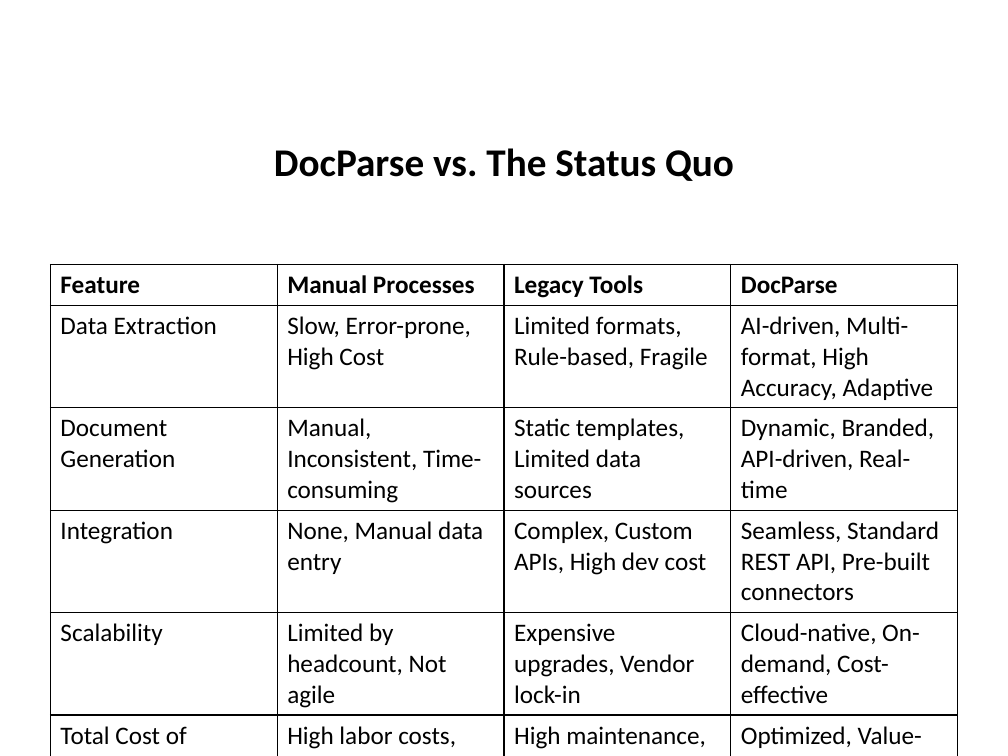
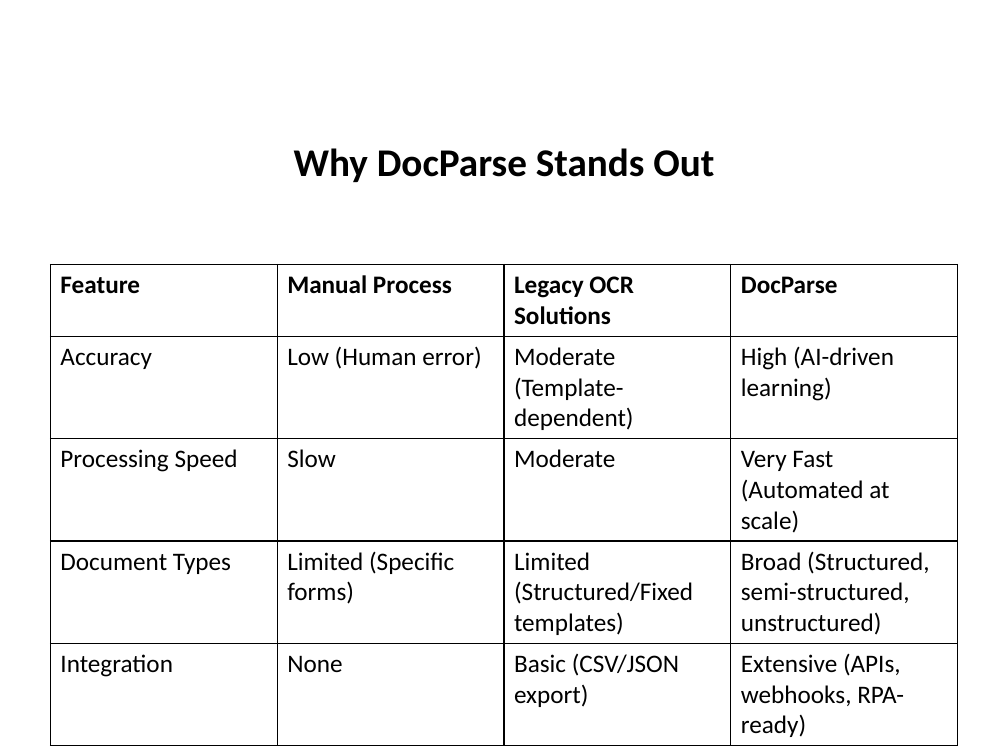
Before and after one commit to sunholo-data/docparse, a slide deck: slide 4 of data/examples/demo_pitch.pptx. Drawn at 1008x756 pixels with LibreOffice and Linux fonts; fonts in the diff are those of the drawing. Boxes give left, top, right and bottom in pixels: in the first picture for what was removed or moved away, otherwise in the second. Text is boxed around its words. In the diff, an @@ line names an element or a change of style, - is before the commit and + after.

```diff
--- a/data/examples/demo_pitch.pptx
+++ b/data/examples/demo_pitch.pptx
@@ text at (x1=294, y1=148, x2=714, y2=182): text changed @@
-DocParse vs. The Status Quo
+Why DocParse Stands Out
@@ table at (x1=50, y1=264, x2=958, y2=741) @@
-row 1: Feature | Manual Processes | Legacy Tools | DocParse
-row 2: Data Extraction | Slow, Error-prone, High Cost | Limited formats, Rule-based, Fragile | AI-driven, Multi-format, High Accuracy, Adaptive
-row 3: Document Generation | Manual, Inconsistent, Time-consuming | Static templates, Limited data sources | Dynamic, Branded, API-driven, Real-time
-row 4: Integration | None, Manual data entry | Complex, Custom APIs, High dev cost | Seamless, Standard REST API, Pre-built connectors
-row 5: Scalability | Limited by headcount, Not agile | Expensive upgrades, Vendor lock-in | Cloud-native, On-demand, Cost-effective
-row 6: Total Cost of Ownership | High labor costs, Hidden errors | High maintenance, License fees | Optimized, Value-driven, ROI focused
+row 1: Feature | Manual Process | Legacy OCR Solutions | DocParse
+row 2: Accuracy | Low (Human error) | Moderate (Template-dependent) | High (AI-driven learning)
+row 3: Processing Speed | Slow | Moderate | Very Fast (Automated at scale)
+row 4: Document Types | Limited (Specific forms) | Limited (Structured/Fixed templates) | Broad (Structured, semi-structured, unstructured)
+row 5: Integration | None | Basic (CSV/JSON export) | Extensive (APIs, webhooks, RPA-ready)
```
Also in this commit, not shown: 2 other slides changed, 2 slides added, 2 slides removed, 3 other files.
